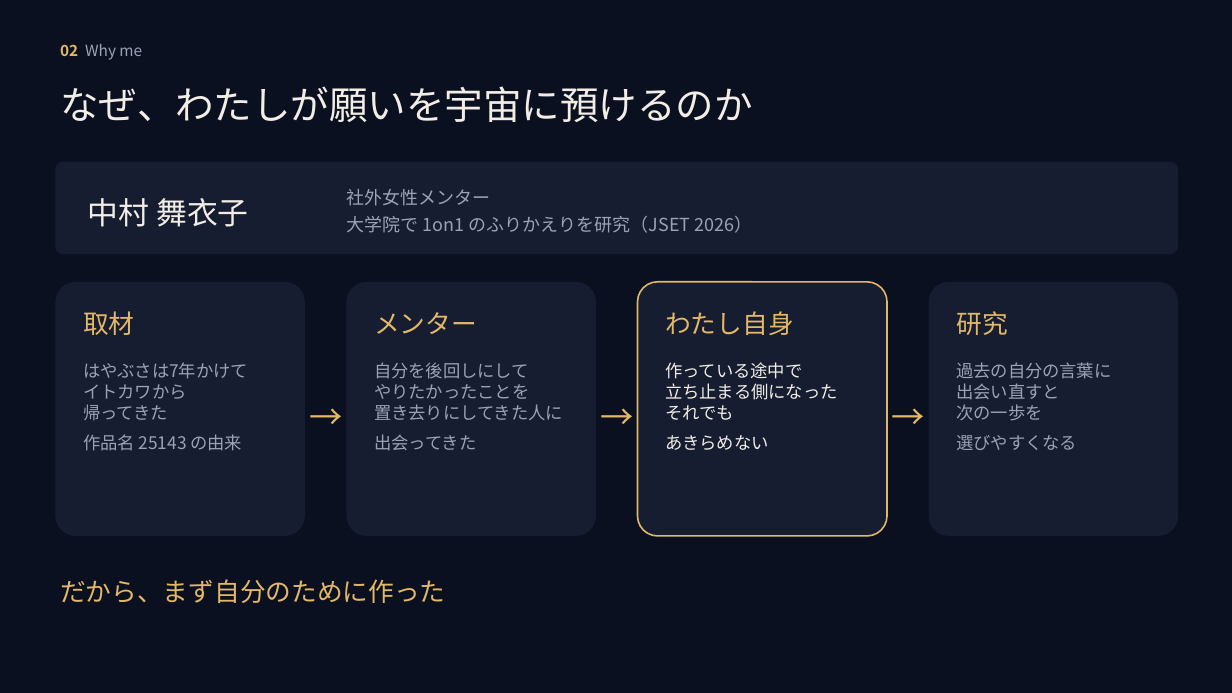
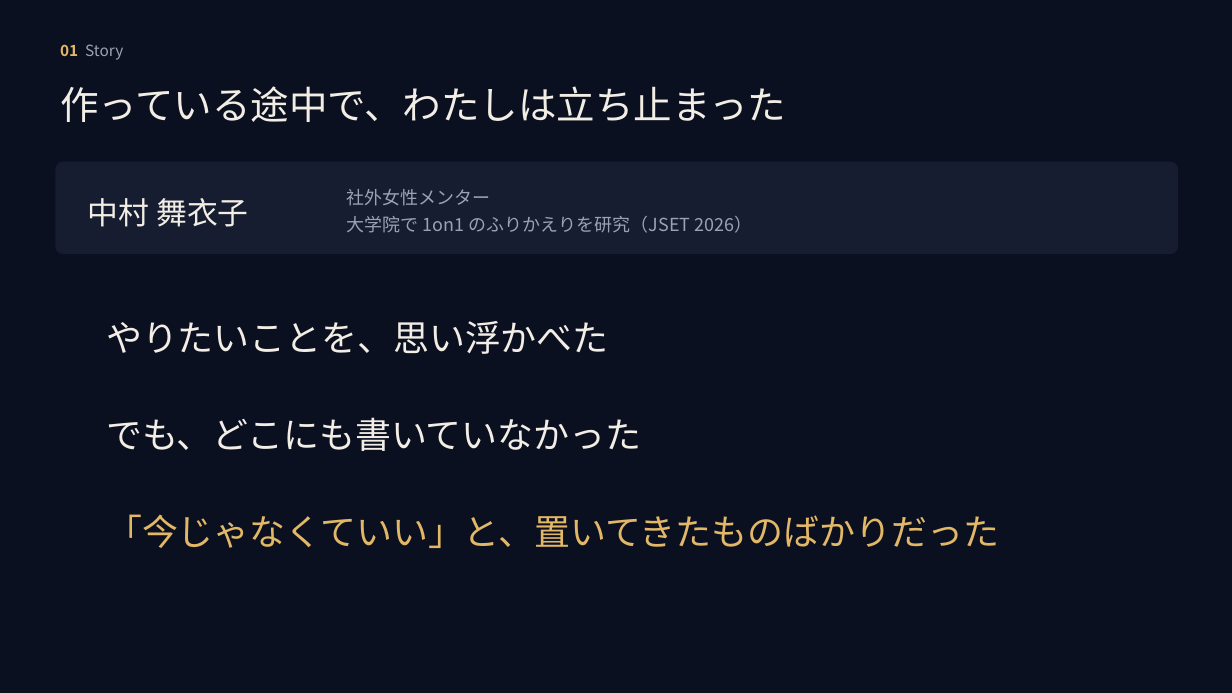
Before and after one commit to mai-san447/hello-earth-25143, a slide deck: slide 2 of deliverables/2026-10-11-gga-selection/MORUNE25143_GGAセレクション_2026-10-12.pptx (slide 3 before the commit). Drawn at 1232x693 pixels with LibreOffice and Linux fonts; fonts in the diff are those of the drawing. Boxes give left, top, right and bottom in pixels: in the first picture for what was removed or moved away, otherwise in the second. Text is boxed around its words. In the diff, an @@ line names an element or a change of style, - is before the commit and + after.

```diff
--- a/deliverables/2026-10-11-gga-selection/MORUNE25143_GGAセレクション_2026-10-12.pptx
+++ b/deliverables/2026-10-11-gga-selection/MORUNE25143_GGAセレクション_2026-10-12.pptx
@@ text at [60, 44, 123, 60]: text changed @@
-02 Why me
+01 Story
@@ text at [60, 86, 786, 122]: text changed @@
-なぜ、わたしが願いを宇宙に預けるのか
+作っている途中で、わたしは立ち止まった
@@ rounded rectangle removed at [55, 282, 305, 536] @@
@@ rounded rectangle removed at [347, 282, 596, 536] @@
@@ rounded rectangle removed at [638, 282, 887, 536] @@
@@ rounded rectangle removed at [929, 282, 1178, 536] @@
@@ text removed at [83, 311, 134, 335] @@
-取材
@@ text added at [106, 321, 608, 354], 28 pt, text #F2EEE6 @@
+やりたいことを、思い浮かべた
@@ text removed at [374, 312, 477, 334] @@
-メンター
@@ text removed at [665, 311, 793, 335] @@
-わたし自身
@@ text removed at [956, 311, 1007, 335] @@
-研究
@@ text removed at [303, 384, 349, 439] @@
-→
@@ text removed at [374, 362, 563, 451] @@
-自分を後回しにして
-やりたかったことを
-置き去りにしてきた人に
-出会ってきた
@@ text removed at [594, 384, 640, 439] @@
-→
@@ text removed at [665, 362, 837, 450] @@
-作っている途中で
-立ち止まる側になった
-それでも
-あきらめない
@@ text removed at [885, 384, 932, 439] @@
-→
@@ text removed at [956, 362, 1111, 450] @@
-過去の自分の言葉に
-出会い直すと
-次の一歩を
-選びやすくなる
@@ text added at [106, 417, 641, 451], 28 pt, text #F2EEE6 @@
+でも、どこにも書いていなかった
@@ text at [106, 514, 999, 548]: text changed; size 13.5 to 28 pt; text colour #9AA3B5 to #E2B867 @@
-はやぶさは7年かけて
-イトカワから
-帰ってきた
-作品名 25143 の由来
+「今じゃなくていい」と、置いてきたものばかりだった
@@ text removed at [60, 579, 446, 603] @@
-だから、まず自分のために作った
```
Also in this commit, not shown: 7 other slides changed, 1 slide added, 5 other files.
